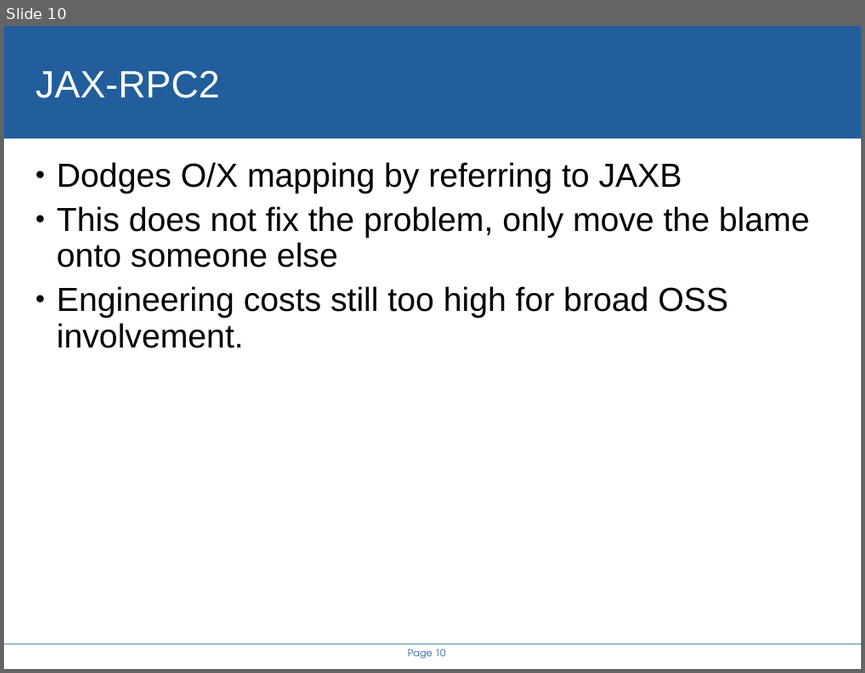
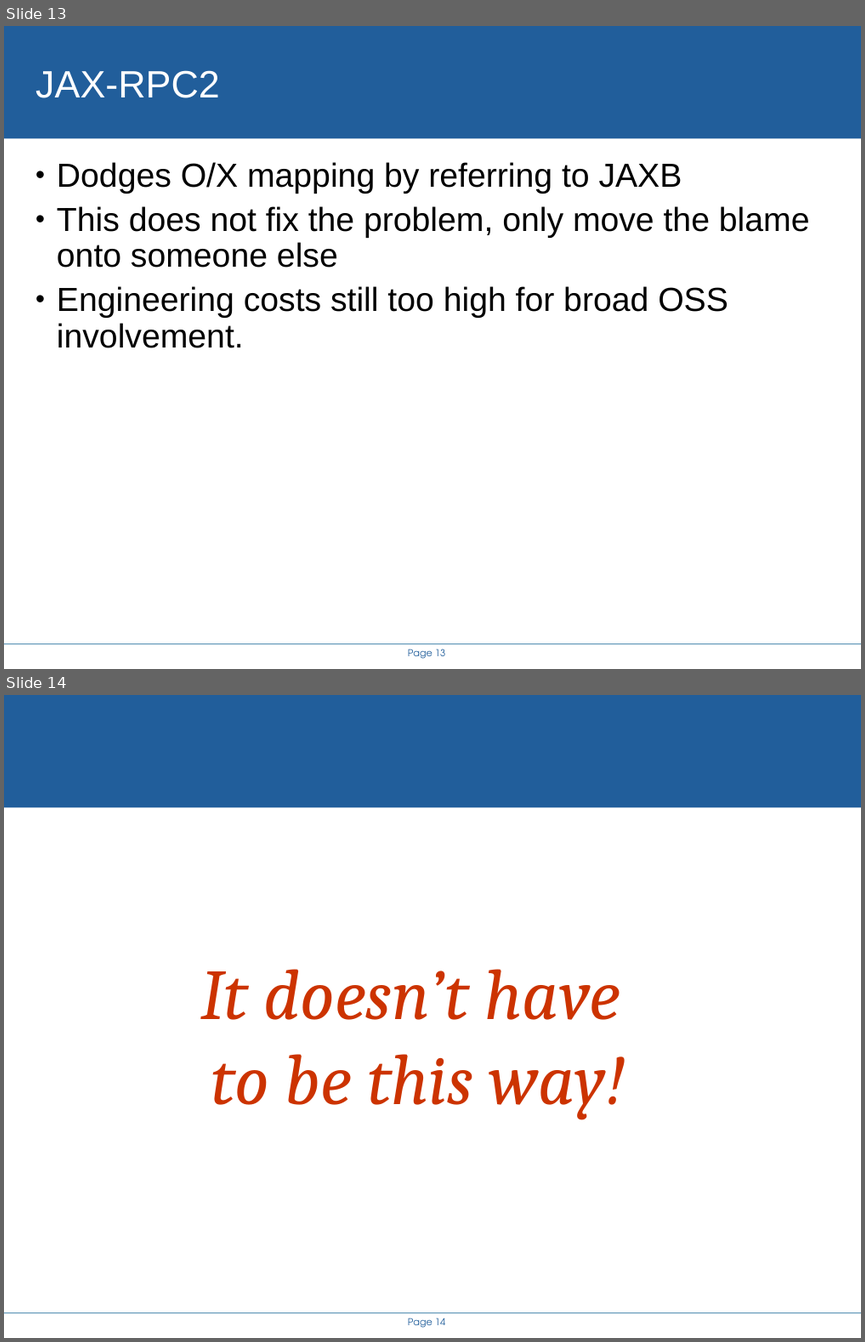
Before and after one commit to steveloughran/smartfrog, a slide deck: projects/alpine/doc/icws2005/rethinking_the_java_SOAP_stack.ppt. Shown one above the other, each under a label of ours: slide 10 before the commit, slides 13 and 14 after it. The pictures are 865x673 and 865x1342 pixels, drawn with LibreOffice and Linux fonts; fonts in the diff are those of the drawing; background and template pictures are left out. Boxes give left, top, right and bottom in pixels: in the first picture for what was removed or moved away, otherwise in the second. Text is boxed around its words. In the diff, an @@ line names an element or a change of style, - is before the commit and + after.

```diff
--- a/projects/alpine/doc/icws2005/rethinking_the_java_SOAP_stack.ppt
+++ b/projects/alpine/doc/icws2005/rethinking_the_java_SOAP_stack.ppt
@@ slide 14 added at (x1=4, y1=695, x2=861, y2=1338), background #FFFFFF; not listed: 3 template elements that a slide beside it also shows @@
@@ title added at (x1=200, y1=969, x2=626, y2=1120), 60 pt, text #CC3300, italic @@
+It doesn’t have
+to be this way!
@@ what was slide 10 is now slide 13 @@
@@ page number at (x1=408, y1=648, x2=445, y2=658): text changed @@
-Page 10
+Page 13
```
Also in this commit, not shown: 9 slides changed, 5 other slides added, 2 slides removed, 14 other files.
